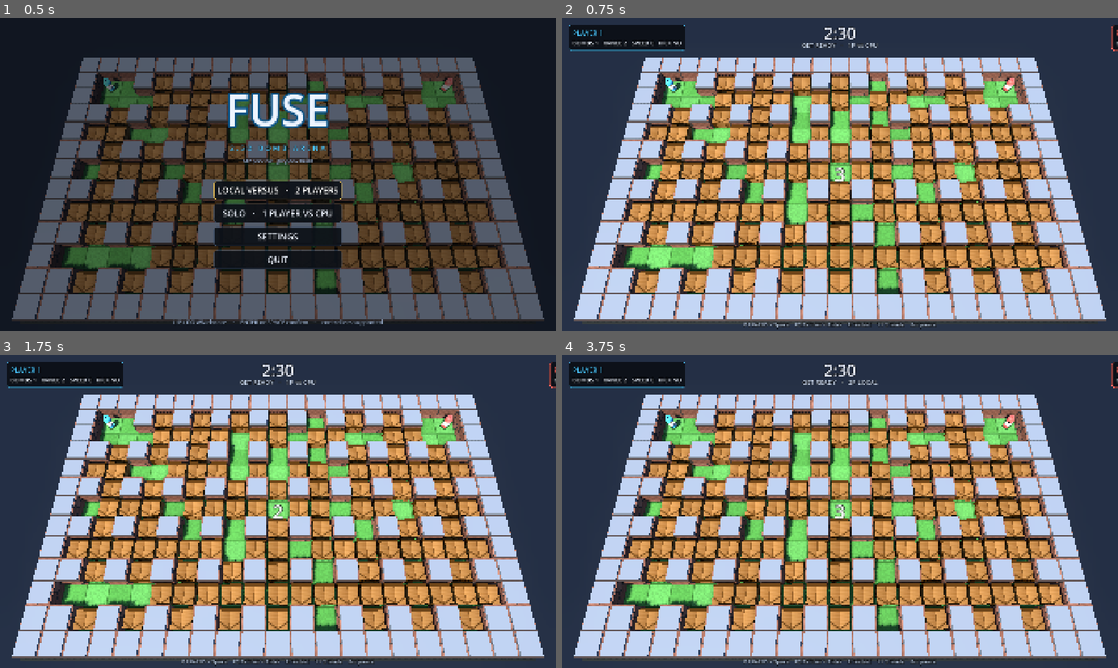
Above: before the commit, frames 1-4 (two rows, left to right).
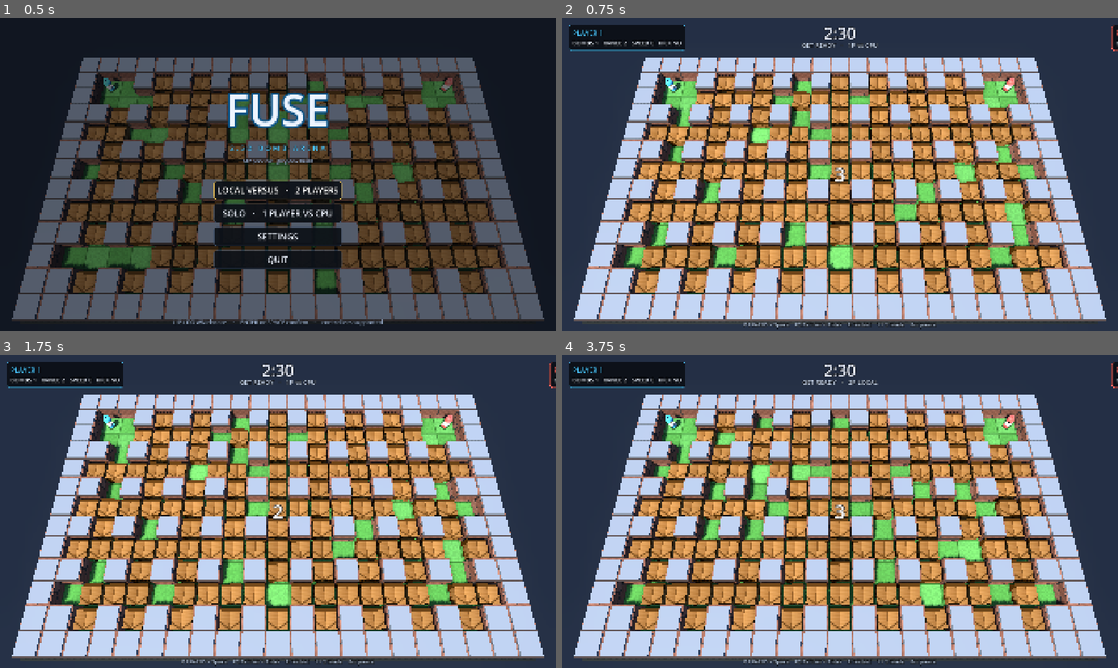
Above: after the commit, the same moments.

Repository: abdelrahmanmansy/fuse
Game: Godot game, scene res://scenes/main.tscn
The game is run twice, just before and just after one commit, with the same random seed, the same clock (stepped at 60 frames per second) and the same inputs.
Inputs (mouse positions are in pixels of both pictures, inside the frame that each line leads up to):
- Up to frame 1 (0.5 s): no input
- Up to frame 2 (0.75 s): click "SOLO · 1 PLAYER VS CPU" at 0.5 s
- Up to frame 3 (1.75 s): tap Enter at 1.25, 1.35 s; move the mouse to (400, 495) at 1.27 s; hold D from 1.28 s (still down); click (400, 495) at 1.42 s; tap Space at 1.52 s
- Up to frame 4 (3.75 s): tap Space at 2, 2.27, 3.5 s; move the mouse to (728, 527) at 2.02 s; release D at 2.03 s; hold S 2.03-2.78 s; tap R at 2.1 s; tap Enter at 2.75 s; move the mouse to (895, 442) at 2.77 s; hold D 2.78-3.53 s; hold 1 2.78-3.53 s; move the mouse to (812, 574) at 3.52 s; hold W from 3.53 s (still down); tap 2 at 3.6 s; click (812, 574) at 3.67 s

Frame 1 is identical in both runs. In frame 2, 10% of the frame differs, in the area x 13-87%, y 18-88%; in frame 3, 10%; in frame 4, 11%, in the area x 13-91%, y 18-88%.

Commit message:
gameplay: regenerate the arena every round and every rematch
AppFlow now counts series and folds the series/round counters into the base seed through ArenaLayout.derive_seed (xorshift32, positive 31-bit). Restarting a round keeps the same board, while round advance and rematch get a new one. The title attract match and --shot captures keep the explicit base seed so documented outputs stay reproducible. Adds round-seed and distinct-layout tests plus per-round arena stats.

Diff:
--- a/src/app/app_flow.gd
+++ b/src/app/app_flow.gd
@@ -6,6 +6,8 @@
 ## nothing about rounds; this layer owns the series around each match.
 
 enum Screen { TITLE, MATCH, RESULTS }
+
+const ArenaLayout = preload("res://src/core/arena/arena_layout.gd")
 
 const MODE_1P := 0
 const MODE_2P := 1
@@ -16,6 +18,9 @@
 
 var wins: Array[int] = [0, 0]
 var rounds_played: int = 0
+## Counts series started since boot. Mixed into the arena seed so a rematch does
+## not replay the exact same board as the previous series.
+var series: int = 0
 var round: int = 0
 var last_winner: int = -1
 var series_over: bool = false
@@ -31,6 +36,7 @@
 	mode = clampi(selected_mode, MODE_1P, MODE_2P)
 	wins = [0, 0]
 	rounds_played = 0
+	series += 1
 	round = 1
 	last_winner = -1
 	series_over = false
@@ -69,6 +75,15 @@
 	return 0 if wins[0] > wins[1] else 1
 
 
+## Seed for the board that should be on screen. Outside a live match (title
+## attract, results) the base seed is used unchanged; during a series it is
+## folded with the round and series counters so every round gets a new arena.
+func arena_seed(base_seed: int) -> int:
+	if screen != Screen.MATCH:
+		return base_seed
+	return ArenaLayout.derive_seed(base_seed, round, series)
+
+
 ## Leave the match and return to the title screen with a clean slate.
 func back_to_title() -> void:
 	screen = Screen.TITLE
--- a/src/app/main.gd
+++ b/src/app/main.gd
@@ -51,6 +51,9 @@
 var rules
 var arena
 var seed_value: int = 4242
+## Effective seed for the match on screen; the base `seed_value` folded with the
+## series/round counters so the arena changes every round and every rematch.
+var _match_seed: int = 4242
 
 var _flow
 var _settings
@@ -297,13 +300,18 @@
 
 	rules = Ruleset.new()
 	arena = ArenaLayout.new()
-	if not arena.generate(rules.arena_width, rules.arena_height, seed_value, PLAYER_COUNT,
+	_match_seed = seed_value
+	# Real matches get a fresh board per round and per rematch. Shot mode keeps
+	# the explicit --seed so a documented capture command stays reproducible.
+	if _shot_path.is_empty():
+		_match_seed = _flow.arena_seed(seed_value)
+	if not arena.generate(rules.arena_width, rules.arena_height, _match_seed, PLAYER_COUNT,
 			rules.crate_density_percent):
 		push_error("arena generation failed: %s" % arena.last_error)
 		return
 
 	sim = MatchSim.new()
-	sim.setup(rules, arena, seed_value, PLAYER_COUNT)
+	sim.setup(rules, arena, _match_seed, PLAYER_COUNT)
 	sim.start()
 
 	_arena_view.build(arena.grid)
@@ -334,9 +342,9 @@
 func _ensure_ai() -> void:
 	if not _shot_path.is_empty() or _flow.screen == AppFlow.Screen.TITLE:
 		for i in PLAYER_COUNT:
-			_ai[i] = SimpleAi.new(seed_value + 31 * (i + 1))
+			_ai[i] = SimpleAi.new(_match_seed + 31 * (i + 1))
 	elif _flow.mode == AppFlow.MODE_1P:
-		_ai[1] = SimpleAi.new(seed_value + 62)
+		_ai[1] = SimpleAi.new(_match_seed + 62)
 
 
 func _physics_process(delta: float) -> void:
--- a/src/core/arena/arena_layout.gd
+++ b/src/core/arena/arena_layout.gd
@@ -118,6 +118,18 @@
 	return true
 
 
+## Fold the series/round counters into a base seed so every round of a series
+## gets its own layout. Uses the simulation PRNG (32-bit xorshift) so the result
+## is identical on every machine and can never overflow a signed 64-bit int.
+## `round_index` and `series_index` start at 1; passing 0 returns a mixed base.
+static func derive_seed(base_seed: int, round_index: int, series_index: int = 1) -> int:
+	var mixed := (base_seed & 0xFFFFFFFF) \
+		^ ((round_index * 0x9E3779B1) & 0xFFFFFFFF) \
+		^ ((series_index * 0x85EBCA77) & 0xFFFFFFFF)
+	var rng = Rng.new(mixed)
+	return rng.next_u32() & 0x7FFFFFFF
+
+
 func spawn_for(player_index: int) -> Vector2i:
 	return spawns[player_index % spawns.size()]
 
--- a/tests/test_app_flow.gd
+++ b/tests/test_app_flow.gd
@@ -2,6 +2,7 @@
 ## App-level flow: screen transitions, series scoring, draw handling.
 
 const AppFlow = preload("res://src/app/app_flow.gd")
+const ArenaLayout = preload("res://src/core/arena/arena_layout.gd")
 
 
 func test_starts_on_title_with_one_player_mode() -> void:
@@ -28,9 +29,23 @@
 	flow.begin_series(AppFlow.MODE_2P)
 	eq(flow.screen, AppFlow.Screen.MATCH, "series starts in match")
 	eq(flow.mode, AppFlow.MODE_2P, "mode is stored")
+	eq(flow.series, 1, "first series is 1")
 	eq(flow.round, 1, "first round is 1")
 	eq(flow.rounds_played, 0, "no rounds played yet")
 	eq(flow.wins, [0, 0], "score starts level")
+
+
+func test_series_counter_advances_on_rematch_but_not_on_next_round() -> void:
+	var flow = AppFlow.new()
+	flow.begin_series(AppFlow.MODE_1P)
+	eq(flow.series, 1, "first series")
+	flow.record_round(0)
+	flow.next_round()
+	eq(flow.series, 1, "next round stays in the same series")
+	flow.begin_series(AppFlow.MODE_1P)
+	eq(flow.series, 2, "rematch starts a new series")
+	flow.back_to_title()
+	eq(flow.series, 2, "returning to title keeps the counter so the next series differs")
 
 
 func test_series_ends_when_a_player_reaches_majority() -> void:
@@ -107,6 +122,22 @@
 	eq(flow.mode, AppFlow.MODE_2P, "mode preference survives")
 
 
+func test_arena_seed_changes_per_round_and_per_rematch() -> void:
+	var flow = AppFlow.new()
+	eq(flow.arena_seed(4242), 4242, "title attract keeps the base seed")
+	flow.begin_series(AppFlow.MODE_1P)
+	var first: int = flow.arena_seed(4242)
+	eq(first, ArenaLayout.derive_seed(4242, 1, 1), "first round seed comes from the counters")
+	flow.record_round(0)
+	flow.next_round()
+	var second: int = flow.arena_seed(4242)
+	check(second != first, "next round changes the arena seed")
+	flow.begin_series(AppFlow.MODE_1P)
+	check(flow.arena_seed(4242) != first, "a rematch changes the arena seed")
+	flow.back_to_title()
+	eq(flow.arena_seed(4242), 4242, "back on the title the attract seed is stable again")
+
+
 func test_player_label_is_one_based() -> void:
 	eq(AppFlow.player_label(0), "PLAYER 1", "player 0 label")
 	eq(AppFlow.player_label(1), "PLAYER 2", "player 1 label")
--- a/tests/test_arena.gd
+++ b/tests/test_arena.gd
@@ -47,3 +47,36 @@
 	var c = ArenaLayout.new()
 	c.generate(15, 13, 778)
 	check(a.grid.to_ascii() != c.grid.to_ascii(), "different seed => different layout")
+
+
+func test_round_seed_is_stable_and_changes_every_round() -> void:
+	var base := 4242
+	eq(ArenaLayout.derive_seed(base, 1, 1), ArenaLayout.derive_seed(base, 1, 1),
+		"same counters => same seed")
+	check(ArenaLayout.derive_seed(base, 1, 1) != ArenaLayout.derive_seed(base, 2, 1),
+		"next round changes the seed")
+	check(ArenaLayout.derive_seed(base, 1, 1) != ArenaLayout.derive_seed(base, 1, 2),
+		"a rematch changes the seed")
+
+	# No collisions across a realistic series/round range, and the value must
+	# stay positive so it can seed the arena RNG directly.
+	var seen := {}
+	for series_index in range(1, 6):
+		for round_index in range(1, 9):
+			var value := ArenaLayout.derive_seed(base, round_index, series_index)
+			check(value >= 0 and value <= 0x7FFFFFFF, "seed is positive 31-bit: %d" % value)
+			var key := "%d/%d" % [series_index, round_index]
+			check(not seen.has(value), "seed for %s is unique (clashes with %s)" % [
+				key, seen.get(value, "")])
+			seen[value] = key
+
+
+func test_every_round_generates_a_distinct_layout() -> void:
+	var layouts := {}
+	for round_index in range(1, 5):
+		var arena = ArenaLayout.new()
+		var round_seed := ArenaLayout.derive_seed(20261031, round_index, 1)
+		check(arena.generate(21, 13, round_seed, 2, 82), "round %d generates" % round_index)
+		var ascii: String = arena.grid.to_ascii()
+		check(not layouts.has(ascii), "round %d layout is unique" % round_index)
+		layouts[ascii] = true
--- a/tools/arena_stats.gd
+++ b/tools/arena_stats.gd
@@ -10,6 +10,9 @@
 	for spec in [[15, 13], [21, 13]]:
 		for seed_value in [4242, 777, 20261031]:
 			_report(spec[0], spec[1], seed_value)
+	print("per-round seeds for a base-4242 series (round 1..5):")
+	for round_index in range(1, 6):
+		_report(21, 13, ArenaLayout.derive_seed(4242, round_index, 1))
 	quit(0)
 
 
